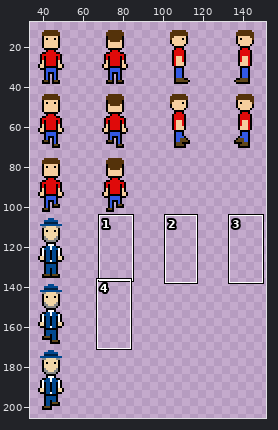
Sprite sheet: res/characterSheet.png. The picture above shows the old version from afar; the outline marks the close-up.
Close-up. Old version:
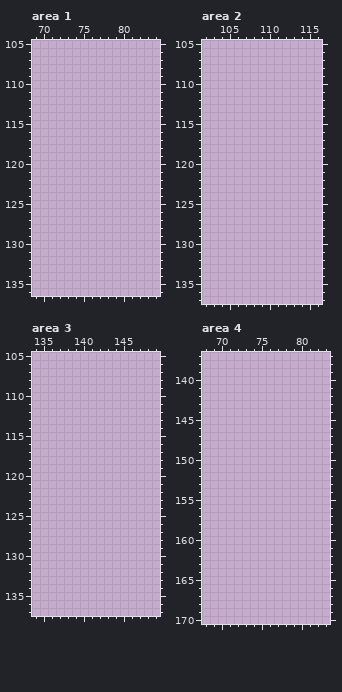
The file is 256x256 pixels. Pixels under 10% opacity are left out. Colours within 5 levels of each other are drawn and written as one. Shown: area 1: x 69..84, y 105..136; area 2: x 102..116, y 105..137; area 3: x 134..149, y 105..137; area 4: x 68..83, y 137..170. The old version is drawn lined up with the new one. The wide view leaves out empty margins. The commit also changed other parts of the picture, which this record leaves out.
The same view after the edit:
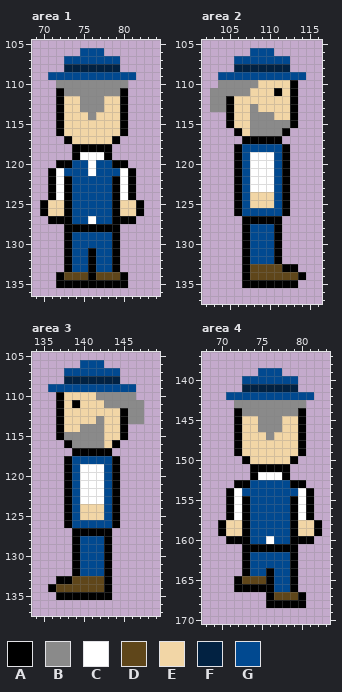
Palette (. is transparent): A #000000  B #8a8a8a  C #ffffff  D #5f461a  E #f2d6a6  F #022242  G #014990
From old to new:
whole drawing moved by +29,+10 (the old picture is shown already moved)
Area 1:
y 106: x 75..77 ... -> GGG
y 107: x 73..79 ....... -> GGGGGGG
y 108: x 73..79 ....... -> FFFFFFF
y 109: x 71..81 ........... -> GGGGGGGGGGG
y 110: x 72..80 ......... -> BBBBBBBBB
y 111: x 72..80 ......... -> ABBBBBBBA
y 112..113: x 72..80 ......... -> AEEBBBEEA
y 114: x 72..80 ......... -> AEEEBEEEA
y 115..116: x 72..80 ......... -> AEEEEEEEA
y 117: x 73..79 ....... -> AEEEEEA
y 118: x 74..78 ..... -> AAAAA
y 119: x 74..78 ..... -> ACCCA
y 120: x 72..80 ......... -> AAGGCGGAA
y 121: x 71..81 ........... -> ACGGGCGGGCA
y 122..124: x 71..81 ........... -> ACAGGGGGACA
y 125..126: x 70..82 ............. -> AEEAGGGGGAEEA
y 127: x 71..81 ........... -> AAAGGCGGAAA
y 128: x 73..79 ....... -> AAAAAAA
y 129..130: x 73..79 ....... -> AGGGGGA
y 131..133: x 73..79 ....... -> AGGAGGA
y 134: x 72..80 ......... -> ADDDADDDA
y 135: x 72..80 ......... -> AAAAAAAAA
Area 2:
y 106: x 108..110 ... -> GGG
y 107: x 106..112 ....... -> GGGGGGG
y 108: x 106..112 ....... -> FFFFFFF
y 109: x 104..114 ........... -> GGGGGGGGGGG
y 110: x 104..113 .......... -> BBBBBEEEEA
y 111: x 103..113 ........... -> BBBBBEEEAEA
y 112: x 103..113 ........... -> BBAEEEEEEEA
y 113: x 103..113 ........... -> BBAEEBEEEEA
y 114: x 105..113 ......... -> AEEBBBEEA
y 115: x 105..113 ......... -> AEEBBBBBA
y 116: x 106..112 ....... -> AEBBBBA
y 117: x 107..111 ..... -> AAAAA
y 118: x 106..112 ....... -> AGGGGGA
y 119..123: x 106..112 ....... -> AGCCCGA
y 124..125: x 106..112 ....... -> AGEEEGA
y 126: x 106..112 ....... -> AGGGGGA
y 127: x 107..111 ..... -> AAAAA
y 128..132: x 107..111 ..... -> AGGGA
y 133: x 107..113 ....... -> ADDDDAA
y 134: x 107..114 ........ -> ADDDDDDA
y 135: x 107..113 ....... -> AAAAAAA
Area 3:
y 106: x 140..142 ... -> GGG
y 107: x 138..144 ....... -> GGGGGGG
y 108: x 138..144 ....... -> FFFFFFF
y 109: x 136..146 ........... -> GGGGGGGGGGG
y 110: x 137..146 .......... -> AEEEEBBBBB
y 111: x 137..147 ........... -> AEAEEEBBBBB
y 112: x 137..147 ........... -> AEEEEEEEABB
y 113: x 137..147 ........... -> AEEEEBEEABB
y 114: x 137..145 ......... -> AEEBBBEEA
y 115: x 137..145 ......... -> ABBBBBEEA
y 116: x 138..144 ....... -> ABBBBEA
y 117: x 139..143 ..... -> AAAAA
y 118: x 138..144 ....... -> AGGGGGA
y 119..123: x 138..144 ....... -> AGCCCGA
y 124..125: x 138..144 ....... -> AGEEEGA
y 126: x 138..144 ....... -> AGGGGGA
y 127: x 139..143 ..... -> AAAAA
y 128..132: x 139..143 ..... -> AGGGA
y 133: x 137..143 ....... -> AADDDDA
y 134: x 136..143 ........ -> ADDDDDDA
y 135: x 137..143 ....... -> AAAAAAA
Area 4:
y 139: x 75..77 ... -> GGG
y 140: x 73..79 ....... -> GGGGGGG
y 141: x 73..79 ....... -> FFFFFFF
y 142: x 71..81 ........... -> GGGGGGGGGGG
y 143: x 72..80 ......... -> BBBBBBBBB
y 144: x 72..80 ......... -> ABBBBBBBA
y 145..146: x 72..80 ......... -> AEEBBBEEA
y 147: x 72..80 ......... -> AEEEBEEEA
y 148..149: x 72..80 ......... -> AEEEEEEEA
y 150: x 73..79 ....... -> AEEEEEA
y 151: x 74..78 ..... -> AAAAA
y 152: x 74..78 ..... -> ACCCA
y 153: x 72..80 ......... -> AAGGGGGAA
y 154: x 71..81 ........... -> ACGGGGGGGCA
y 155..157: x 71..81 ........... -> ACAGGGGGACA
y 158..159: x 70..82 ............. -> AEEAGGGGGAEEA
y 160: x 71..81 ........... -> AAAGGCGGAAA
y 161: x 73..79 ....... -> AAAAAAA
y 162..163: x 73..79 ....... -> AGGGGGA
y 164: x 73..79 ....... -> AGGAGGA
y 165: x 72..79 ........ -> ADDDAGGA
y 166: x 72..79 ........ -> AAAAAGGA
y 167: x 76..80 ..... -> ADDDA
y 168: x 76..80 ..... -> AAAAA
Changed places in both close-ups, as pixel boxes (x1, y1, x2, y2):
added: (40, 48, 144, 288)
added: (210, 48, 306, 288)
added: (48, 360, 144, 600)
added: (218, 368, 322, 608)
